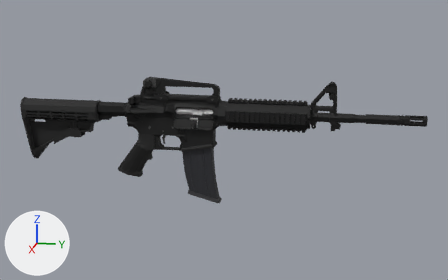
Before and after pictures for a commit that changed the Blender file assets/weapons/m4a1/m4a1.blend.
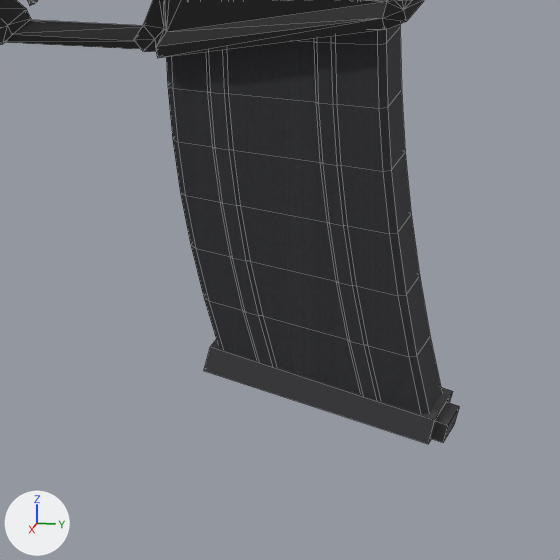
Each version is shown whole from a 50 mm camera at (1.219, 0.272, 0.249) aimed at (-0.004, 0.027, -0.057), then close up on the part from 36% to 53% of the width and 51% to 78% of the height. The lights are fixed; the arrows at lower left show +X, +Y and +Z. The older version's two pictures come first. The close-ups show mesh edges as thin lines.

The first close-up shows 'Magazine', 'lower'.
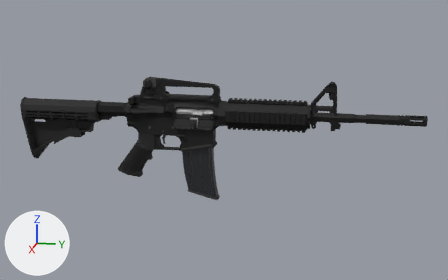
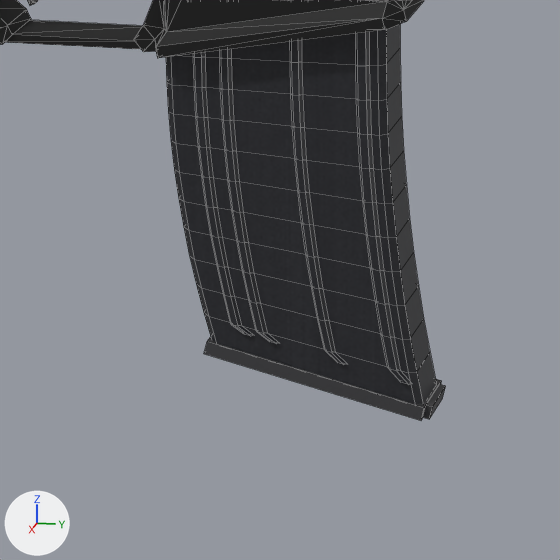
Changed parts and their boxes [x1, y1, x2, y2] in the close-ups (560 x 560 px; the box of a moved part takes in the faces that stretch with it):
'Magazine', reshaped
    before: [166, 24, 460, 444]
    after: [166, 24, 446, 421]
part 1 of me_magazine, moved or reshaped
    before: [432, 403, 460, 442]
    after: [423, 384, 446, 419]
part 2 of me_magazine, rebuilt
    before: [206, 50, 276, 366]
    after: [219, 49, 279, 344]
part 3 of me_magazine, rebuilt
    before: [314, 36, 380, 400]
    after: [290, 40, 347, 365]
part 4 of me_magazine, rebuilt (19% shorter)
    before: [204, 340, 453, 444]
    after: [204, 337, 442, 421]
part 5 of me_magazine, added
    after: [355, 32, 412, 385]
part 6 of me_magazine, added
    after: [193, 52, 254, 336]
part 7 of me_magazine, reshaped
    before: [166, 41, 442, 413]
    after: [166, 56, 436, 404]
part 8 of me_magazine, surface changed
    before: [299, 24, 411, 232]
    after: [205, 24, 404, 168]

Diff of the bpy script that builds the scene:
```diff
--- a/assets/weapons/m4a1/m4a1.blend.py
+++ b/assets/weapons/m4a1/m4a1.blend.py
@@ me_magazine @@
 # used by ob_magazine; parent = ob_m4a1; location = (0.0, -0.0269, -0.00916)
-me_magazine.from_pydata(...)  # 294 vertices, 258 faces; spans x -0.013..0.013, y -0.032..0.049, z -0.182..0.002
+me_magazine.from_pydata(...)  # 582 vertices, 538 faces; spans x -0.013..0.013, y -0.032..0.044, z -0.175..0.002
+# me_magazine part 1: the loose piece of 8 vertices spanning x -0.008..0.008, y 0.043..0.049, z -0.182..-0.175 is scaled about its middle by (1.12, 0.523, 0.721), then moved by (0.0, -0.003, 0.006)
+# me_magazine part 2: the loose piece of 32 vertices spanning x 0.011..0.012, y -0.02..0.0, z -0.162..-0.024 is rebuilt with 48 vertices and now spans x 0.011..0.013, y -0.016..0.001, z -0.154..-0.006
+# me_magazine part 3: the loose piece of 32 vertices spanning x 0.011..0.012, y 0.012..0.03, z -0.17..-0.024 is rebuilt with 48 vertices and now spans x 0.011..0.013, y 0.005..0.02, z -0.159..-0.012
+# me_magazine part 4: the loose piece of 8 vertices spanning x -0.013..0.013, y -0.021..0.046, z -0.181..-0.156 is rebuilt with 8 vertices and now spans x -0.012..0.012, y -0.021..0.043, z -0.174..-0.155
+# me_magazine part 5: a new loose piece of 48 vertices spanning x 0.011..0.013, y 0.023..0.039, z -0.164..-0.022, in mat_stanagbody (picture img_stanag_body_png)
+# me_magazine part 6: a new loose piece of 48 vertices spanning x 0.011..0.013, y -0.023..-0.006, z -0.153..-0.006, in mat_stanagbody (picture img_stanag_body_png)
+# me_magazine part 7
+# 36 vertices are removed from x -0.011..0.011, y -0.031..0.044, z -0.174..-0.081
+# 44 faces are deleted
+# 8 vertices in x -0.011..0.011, y -0.032..0.032, z -0.066 move by (0.0, 0.0, -0.006)
+# 4 vertices in x -0.011..0.011, y 0.03..0.032, z -0.084 move by (0.0, 0.0, 0.002)
+# 4 vertices move from x -0.009..0.009, y 0.033..0.035, z -0.12..-0.102 to x -0.009..0.009, y 0.032, z -0.102..-0.092
+# 48 vertices are added at x -0.011..0.011, y -0.031..0.042, z -0.171..-0.08
+# 8 new vertices lie (0.0, 0.0, -0.009) away from vertices in x -0.011..0.011, y -0.031..-0.028, z -0.097..-0.08
+# 12 new vertices lie (0.018, 0.0, 0.0) away from vertices in x -0.009, y -0.027..0.042, z -0.171..-0.112
+# 76 new faces join them, mat_stanagbody (picture img_stanag_body_png)
+# me_magazine part 8: 13 kept faces spanning x -0.011..0.011, y -0.032..0.032, z -0.102..-0.009 get new texture (UV) coordinates
+# other edits to the shape of me_magazine do not show in these pictures
 me_magazine.materials.append(mat_stanagbody)
```
